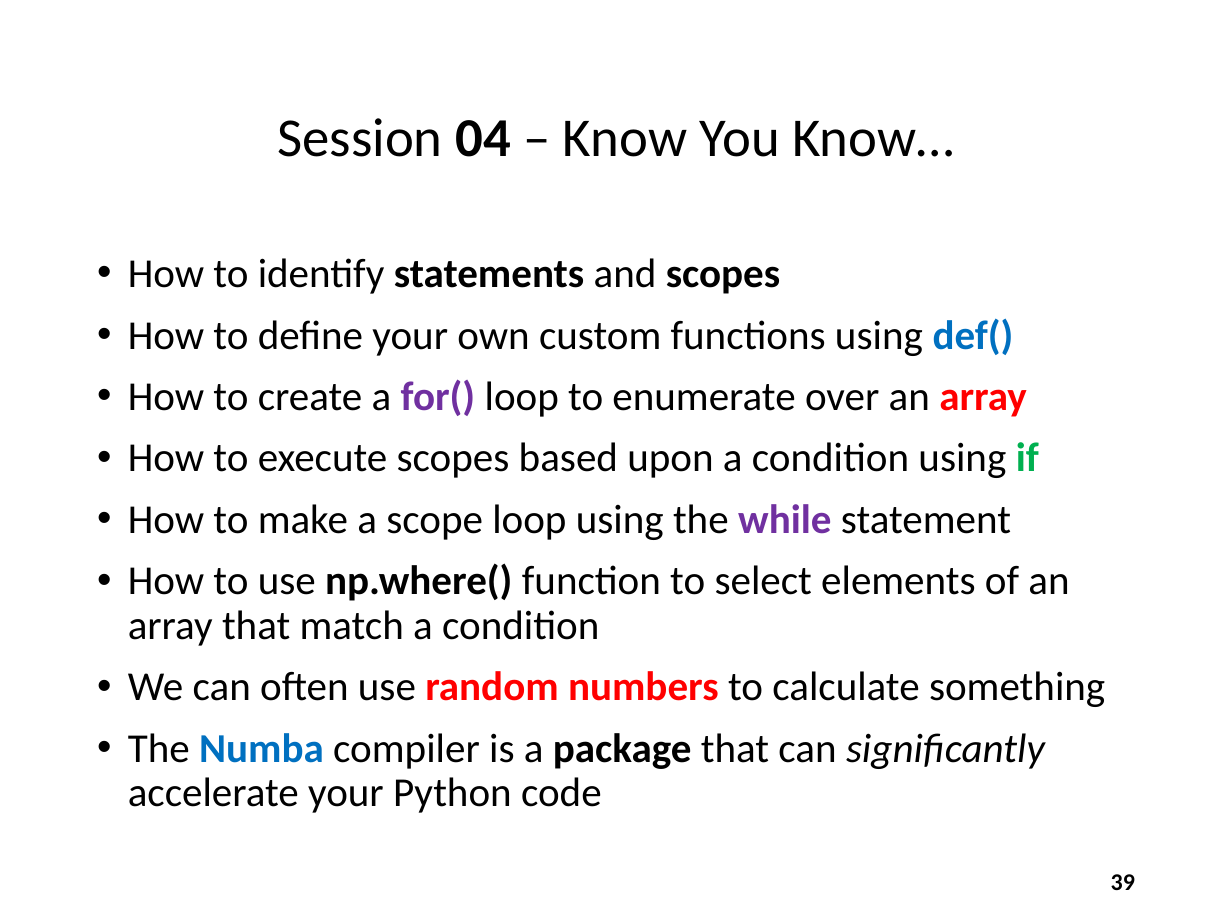
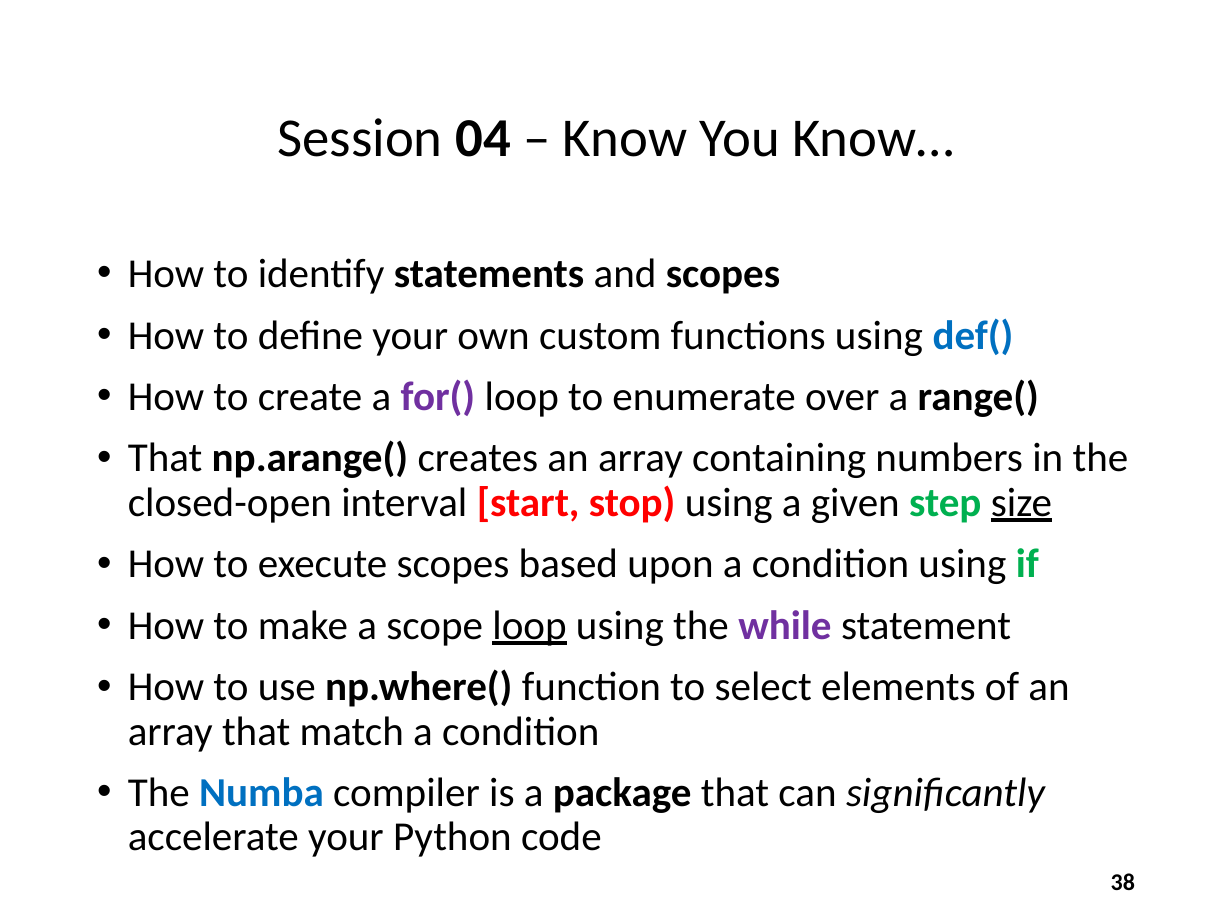
Before and after one commit to dbiersach/scicomp101, a slide deck: slide 38 of Session 04 - Functions and Logic/Session 04 - Functions and Logic.pptx (slide 39 before the commit). Drawn at 1232x924 pixels with LibreOffice and Linux fonts; fonts in the diff are those of the drawing. Boxes give left, top, right and bottom in pixels: in the first picture for what was removed or moved away, otherwise in the second. Text is boxed around its words. In the diff, an @@ line names an element or a change of style, - is before the commit and + after.

Commit message:
Switch to range()

```diff
--- a/Session 04 - Functions and Logic/Session 04 - Functions and Logic.pptx
+++ b/Session 04 - Functions and Logic/Session 04 - Functions and Logic.pptx
@@ text at box(128, 379, 1129, 523): text changed @@
-• How to create a for() loop to enumerate over an array
+• How to create a for() loop to enumerate over a range()
+• That np.arange() creates an array containing numbers in the closed-open interval [start, stop) using a given step size
@@ text at box(128, 610, 1011, 646): underline on in "loop" @@
@@ text at box(128, 671, 1105, 707): paragraph removed @@
-• We can often use random numbers to calculate something
@@ page number at box(1111, 873, 1135, 890): text changed @@
-39
+38
```
Also in this commit, not shown: 10 other slides changed, 1 slide added, 2 slides removed, 3 other files.
